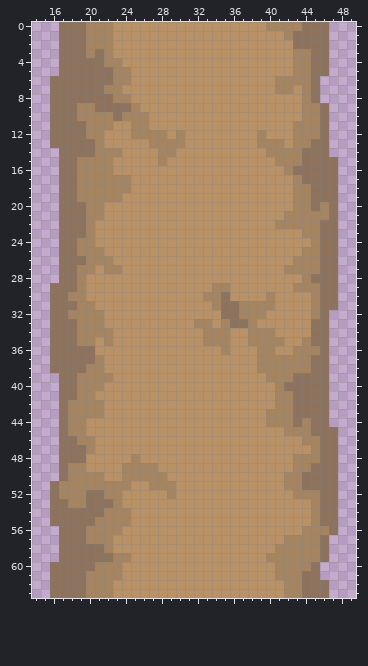
Pixel-art sprite, stored at Assets/Assets/Road/Resources/road/road_1100.png. Above: the version before the commit.
The file is 64x64 pixels. Shown: x 14..49, y 0..63.
After the commit:
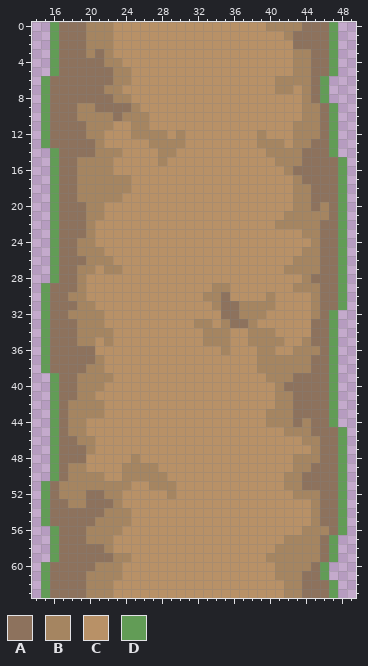
Palette (. is transparent): A #8d725d  B #a58561  C #b89167  D #629c56
Log entry: Edits to road and resource textures
The edit:
Colour D now appears in rows 0 to 5 at x 16 and 47; in rows 6 to 8 at x 15 and 46; in rows 9 to 13 at x 15 and 47; in row 14 at x 16 and 47; in rows 15 to 28 at x 16 and 48; in rows 29 to 31 at x 15 and 48.
Colour D now appears in rows 32 to 38 at x 15 and 47; in rows 39 to 44 at x 16 and 47; in rows 45 to 50 at x 16 and 48; in rows 51 to 55 at x 15 and 48; in row 56 at x 16 and 48; in rows 57 to 59 at x 16 and 47.
Colour D now appears in rows 60 to 61 at x 15 and 46; in rows 62 to 63 at x 15 and 47.
